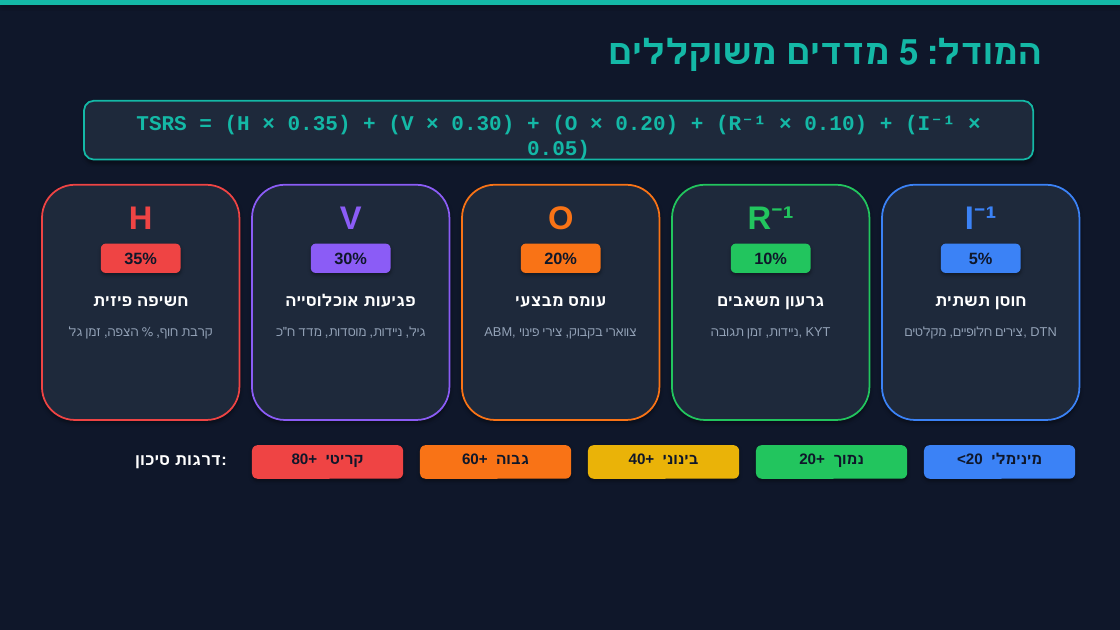
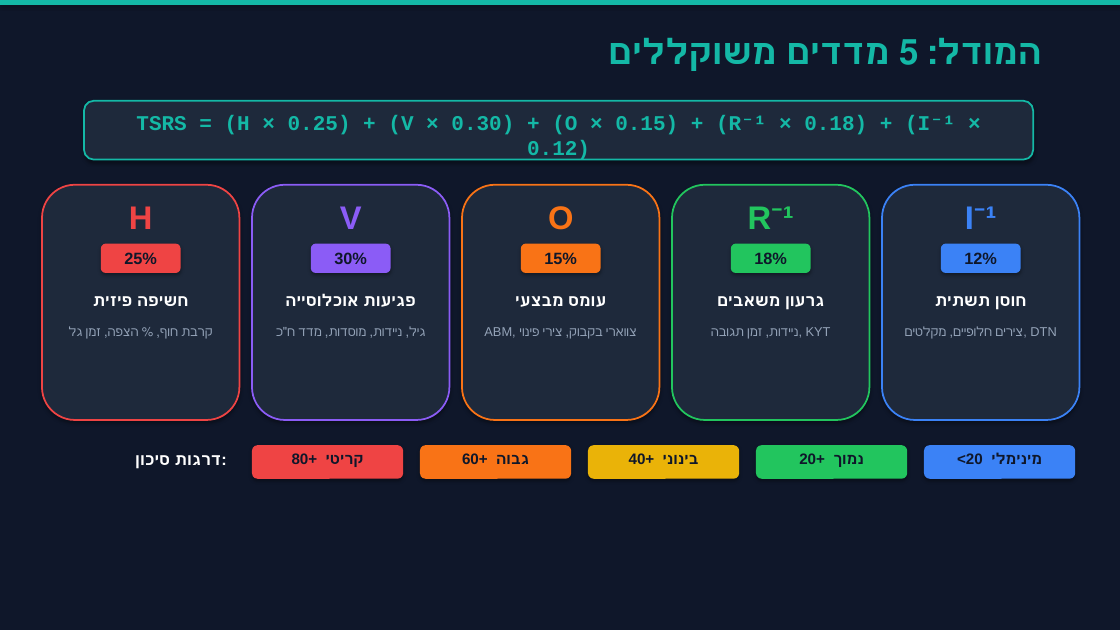
Before and after one commit to hitprojectscenter-beep/Flood-Risk-Assesment-Police-, a slide deck: slide 3 of TSRS_Presentation_Improved.pptx. Drawn at 1120x630 pixels with LibreOffice and Linux fonts; fonts in the diff are those of the drawing. Boxes give left, top, right and bottom in pixels: in the first picture for what was removed or moved away, otherwise in the second. Text is boxed around its words. In the diff, an @@ line names an element or a change of style, - is before the commit and + after.

```diff
--- a/TSRS_Presentation_Improved.pptx
+++ b/TSRS_Presentation_Improved.pptx
@@ text at bbox=[136, 115, 956, 160]: text changed @@
-TSRS = (H × 0.35) + (V × 0.30) + (O × 0.20) + (R⁻¹ × 0.10) + (I⁻¹ × 0.05)
+TSRS = (H × 0.25) + (V × 0.30) + (O × 0.15) + (R⁻¹ × 0.18) + (I⁻¹ × 0.12)
@@ text at bbox=[124, 252, 157, 264]: text changed @@
-35%
+25%
@@ text at bbox=[544, 252, 577, 264]: text changed @@
-20%
+15%
@@ text at bbox=[754, 252, 787, 264]: text changed @@
-10%
+18%
@@ text at bbox=[964, 252, 997, 264]: text changed @@
-5%
+12%
```
Also in this commit, not shown: 1 slide added, 9 other files.
